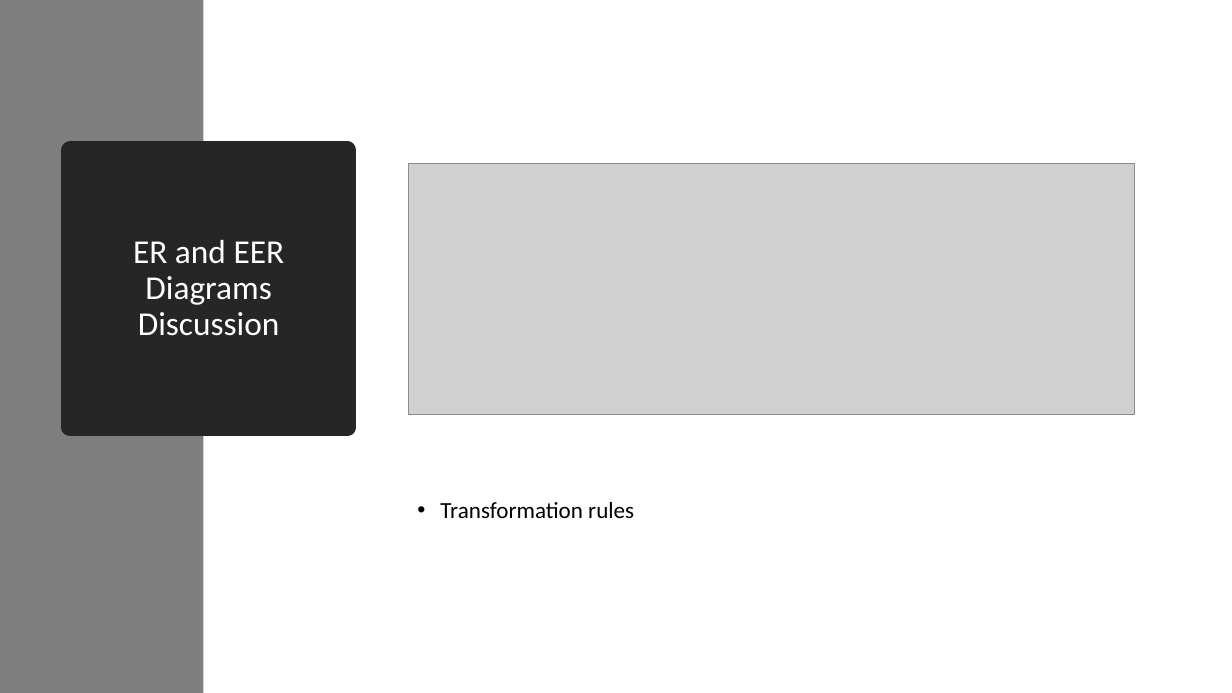
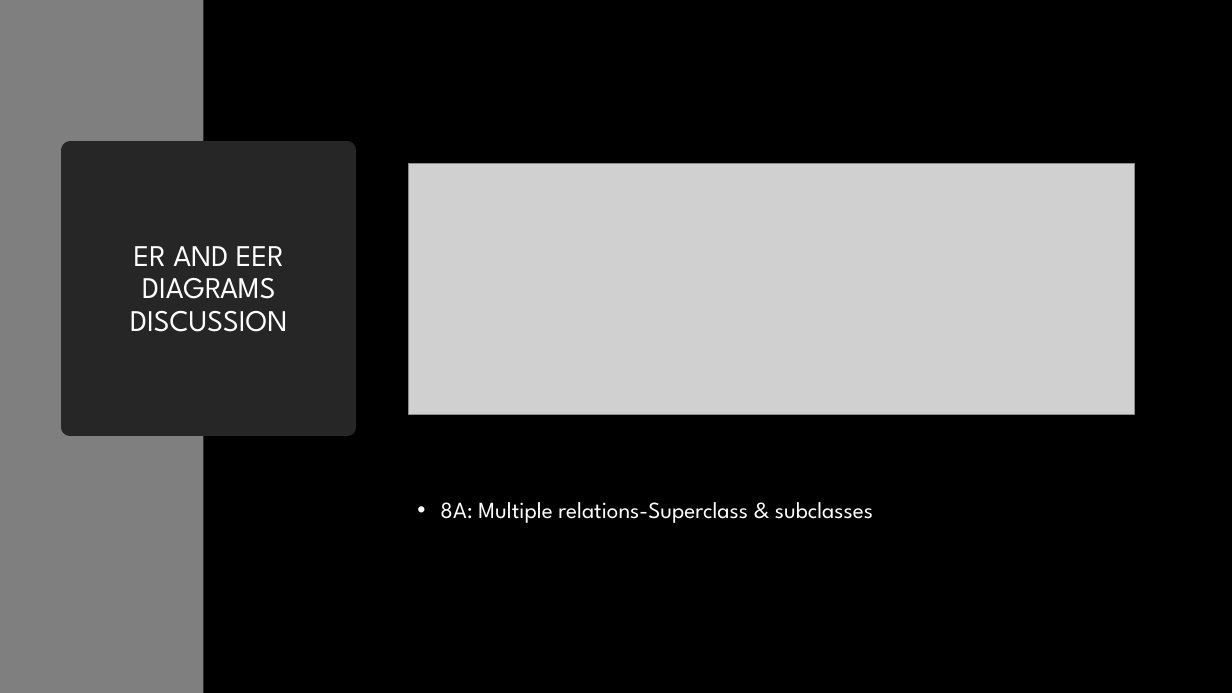
Before and after one commit to AndreasRichardsen/gtl_project, a slide deck: slide 4 of presentation material/Exam Presentation.pptx. Drawn at 1232x693 pixels with LibreOffice and Linux fonts; fonts in the diff are those of the drawing; grey boxes stand for pictures; background and template pictures are left out. Boxes give left, top, right and bottom in pixels: in the first picture for what was removed or moved away, otherwise in the second. Text is boxed around its words. In the diff, an @@ line names an element or a change of style, - is before the commit and + after.

Commit message:
Updated presentation

```diff
--- a/presentation material/Exam Presentation.pptx
+++ b/presentation material/Exam Presentation.pptx
@@ background #FFFFFF to #000000 @@
@@ title at bbox=[130, 246, 287, 332]: text changed; size 26 to 23.4 pt; font Calibri to League Spartan @@
-ER and EER Diagrams Discussion
+ER AND EER DIAGRAMS DISCUSSION
@@ text at bbox=[440, 502, 873, 523]: text changed; font Calibri to League Spartan; text colour #000000 to #FFFFFF @@
-• Transformation rules
+• 8A: Multiple relations-Superclass & subclasses
```
Also in this commit, not shown: 19 other slides changed, 2 slides added, 2 slides removed.
